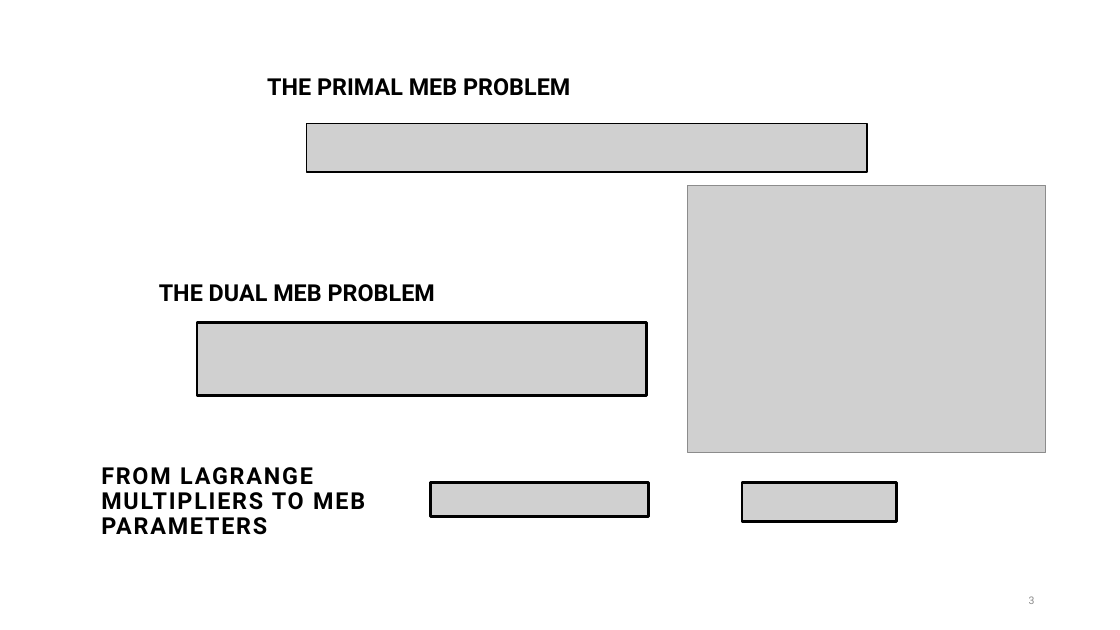
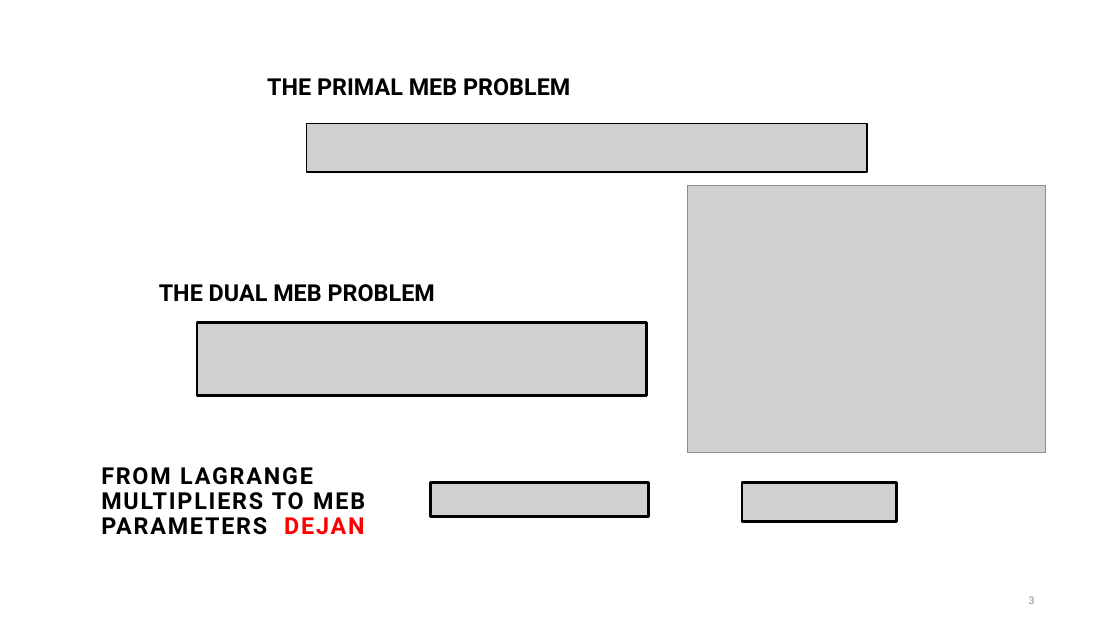
Before and after one commit to suleymanerim1/MEB_FrankWolfe_Optimization, a slide deck: slide 3 of Theory/Minimum Enclosing Ball for FW_Updated.pptx. Drawn at 1120x630 pixels with LibreOffice and Linux fonts; fonts in the diff are those of the drawing; grey boxes stand for pictures; background and template pictures are left out. Boxes give left, top, right and bottom in pixels: in the first picture for what was removed or moved away, otherwise in the second. Text is boxed around its words. In the diff, an @@ line names an element or a change of style, - is before the commit and + after.

```diff
--- a/Theory/Minimum Enclosing Ball for FW_Updated.pptx
+++ b/Theory/Minimum Enclosing Ball for FW_Updated.pptx
@@ title at (101,467,365,535): text changed @@
-FROM LAGRANGE MULTIPLIERS TO MEB PARAMETERS
+FROM LAGRANGE MULTIPLIERS TO MEB PARAMETERS DEJAN
```
Also in this commit, not shown: 11 other slides changed.
